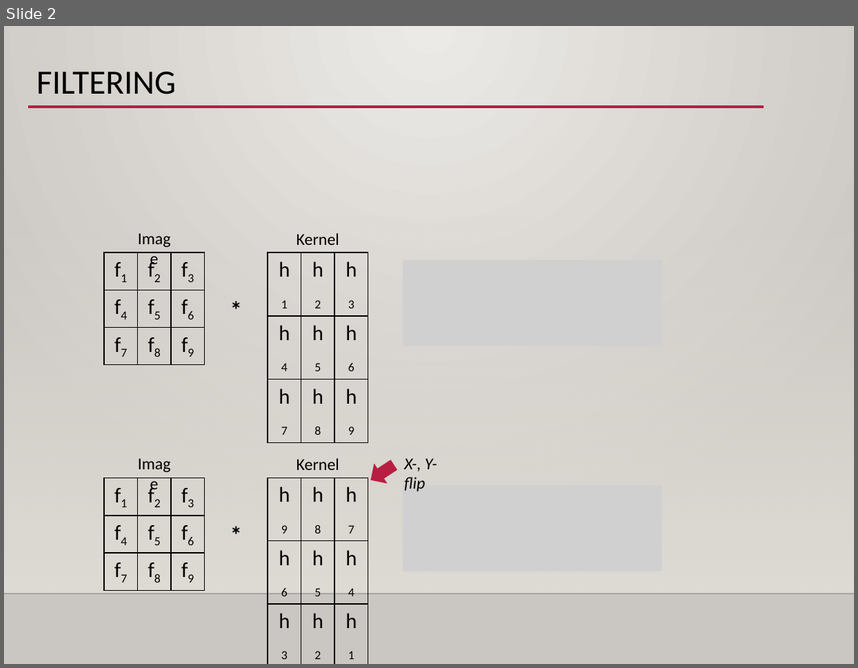
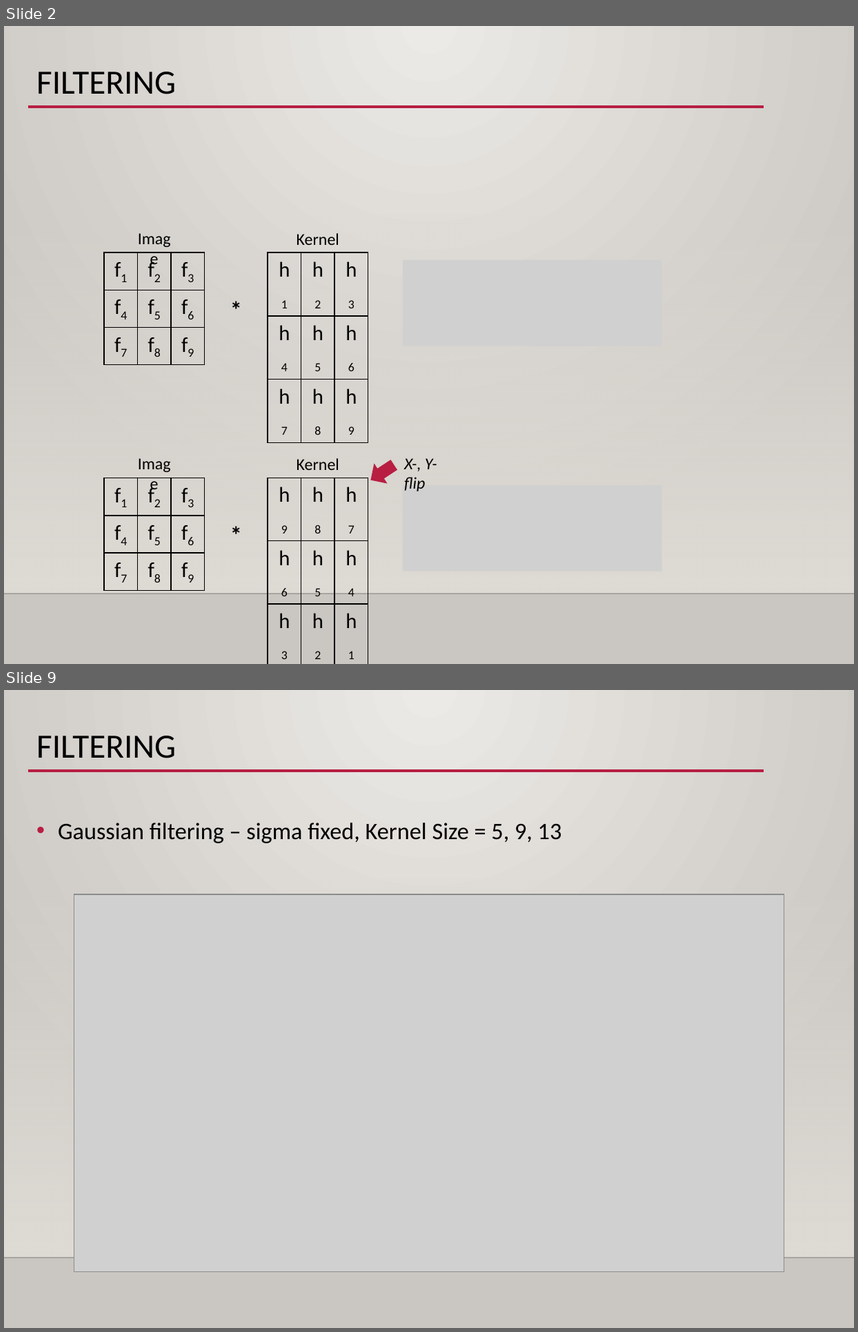
Before and after one commit to jelee2498/SDS, a slide deck: Day1/ex1-4_filters/ex1-4_filters.pptx. Shown one above the other, each under a label of ours: slide 2 before the commit, slides 2 and 9 after it; the slides between them are not shown. The pictures are 858x668 and 858x1332 pixels, drawn with LibreOffice and Linux fonts; fonts in the diff are those of the drawing; grey boxes stand for pictures; background and template pictures are left out. Boxes give left, top, right and bottom in pixels: in the first picture for what was removed or moved away, otherwise in the second. Text is boxed around its words. In the diff, an @@ line names an element or a change of style, - is before the commit and + after.

```diff
--- a/Day1/ex1-4_filters/ex1-4_filters.pptx
+++ b/Day1/ex1-4_filters/ex1-4_filters.pptx
@@ slide 9 added at (4,690,854,1328), background gradient #ECEAE7 to #CAC7C1; not listed: 3 template elements that a slide beside it also shows @@
@@ title added at (36,736,176,758), 28.8 pt, text #000000 @@
+FILTERING
@@ text added at (58,822,562,843), 20 pt, text #000000 @@
+• Gaussian filtering – sigma fixed, Kernel Size = 5, 9, 13
@@ picture added at (74,894,784,1272) @@
```
Also in this commit, not shown: 8 slides changed, 8 other slides added, 7 slides removed, 13 other files.
